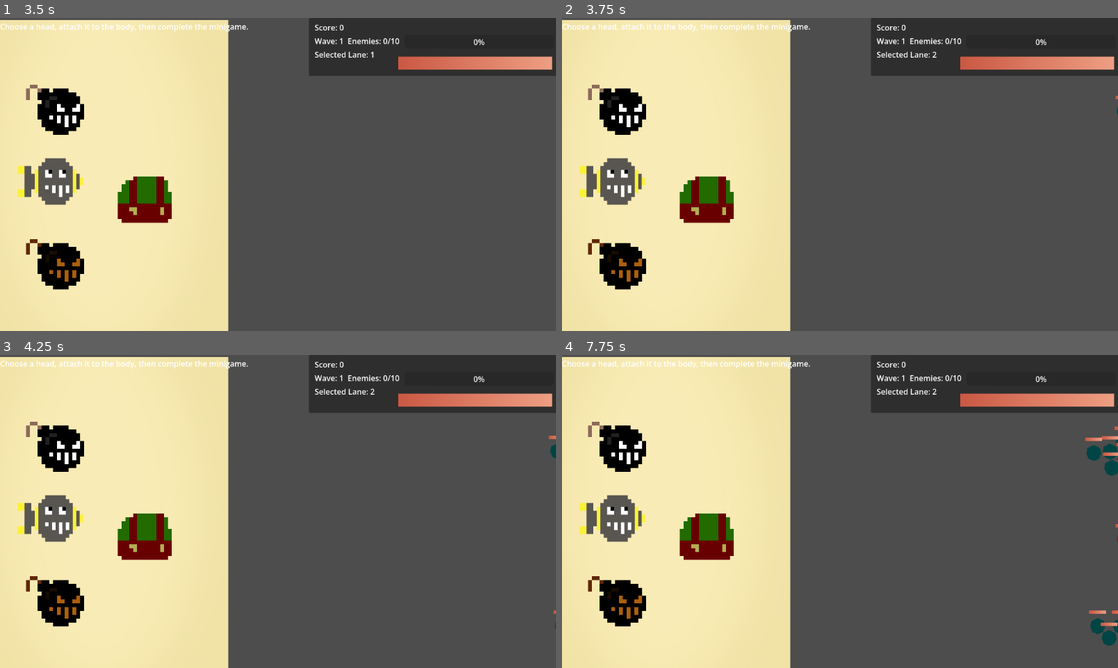
Above: before the commit, frames 1-4 (two rows, left to right).
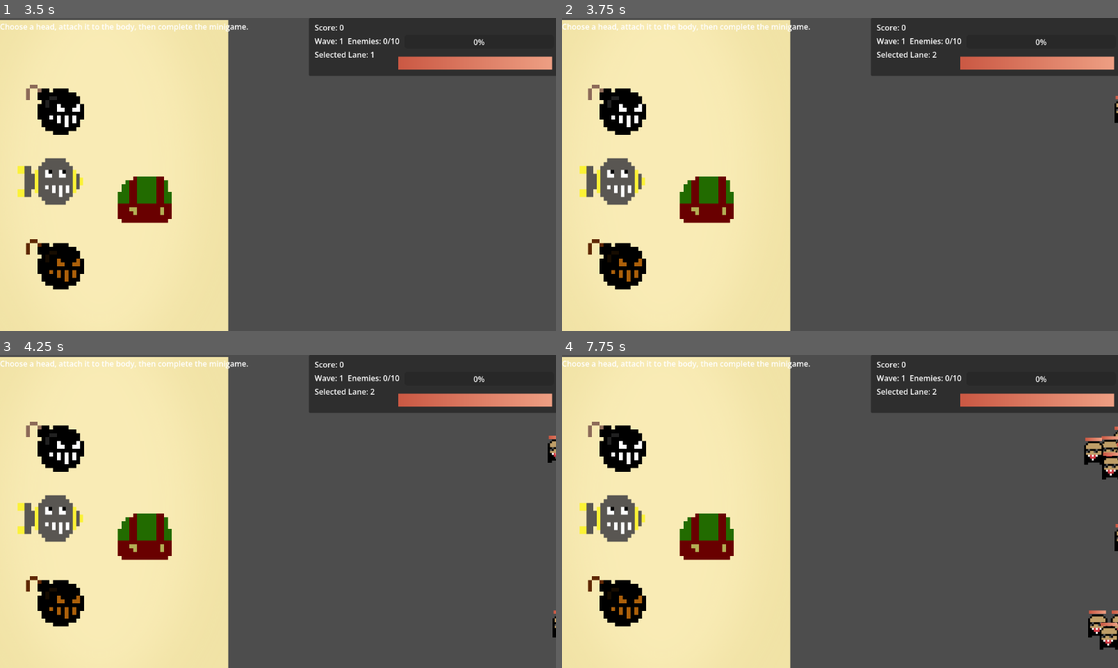
Above: after the commit, the same moments.

Repository: EctoCandy/Toy-Making-Game
Game: Godot game, scene res://Scenes/Lanes/lanes_proto_main.tscn
The game is run twice, just before and just after one commit, with the same random seed, the same clock (stepped at 60 frames per second) and the same inputs.
Inputs (mouse positions are in pixels of both pictures, inside the frame that each line leads up to):
- Up to frame 1 (3.5 s): tap Enter at 0.5, 2 s; move the mouse to (400, 158) at 0.52 s; press the mouse at (400, 158) at 0.53 s; release the mouse at (400, 158) at 1.25 s; tap Space at 1.25, 2.75 s; drag from (166, 190) to (422, 115) at 1.27 s; move the mouse to (333, 105) at 2.02 s; tap 2 at 2.1 s; click (333, 105) at 2.17 s; drag from (250, 237) to (233, 115) at 2.77 s
- Up to frame 2 (3.75 s): tap Enter at 3.5 s; move the mouse to (1006, 221) at 3.52 s; press the mouse at (1006, 221) at 3.53 s
- Up to frame 3 (4.25 s): no input
- Up to frame 4 (7.75 s): release the mouse at (1006, 558) at 4.25 s; drag from (673, 464) to (1112, 452) at 4.27 s; move the mouse to (867, 511) at 5.02 s; tap 2 at 5.1 s; click (867, 511) at 5.17 s; drag from (756, 433) to (984, 539) at 5.77 s; move the mouse to (962, 495) at 6.52 s; press the mouse at (962, 495) at 6.53 s; release the mouse at (962, 495) at 7.25 s; drag from (728, 527) to (795, 452) at 7.27 s

Frame 1 is identical in both runs. In frame 2, less than 0.1% of the frame differs, in the area x 99-100%, y 26-34%; in frame 3, 0.1%; in frame 4, 1.0%, in the area x 93-100%, y 24-95%.

Commit message:
Web Build Setup
- Added web build files within project. To create a new web build, hit Project > Export > Export Project... , create a zip file from the exported files, and upload to itch.io with "SharedArrayBuffer support" enabled.
- Also added enemy sprites just for fun

Diff:
--- a/Scenes/Lanes/basic_enemy.tscn
+++ b/Scenes/Lanes/basic_enemy.tscn
@@ -2,6 +2,7 @@
 
 [ext_resource type="Script" uid="uid://bbbwdm5ig2tq3" path="res://Scripts/Lanes/basic_enemy.gd" id="1_lnkmd"]
 [ext_resource type="PackedScene" uid="uid://4t183y78j406" path="res://Scenes/Lanes/health_bar.tscn" id="2_fecjr"]
+[ext_resource type="Texture2D" uid="uid://dlin0fyy3b2go" path="res://Assets/Art/AgentSprite.png" id="3_f8kec"]
 
 [sub_resource type="CircleShape2D" id="CircleShape2D_my7ai"]
 radius = 17.117243
@@ -31,9 +32,15 @@
 target = NodePath("../..")
 
 [node name="Polygon2D" type="Polygon2D" parent="Pivot" unique_id=907939166]
+visible = false
 self_modulate = Color(0.43134022, 0.43134025, 0.43134025, 1)
 color = Color(1, 1, 1, 0.531)
 polygon = PackedVector2Array(-13.262101, -9.818968, 9.536743e-07, -16.45002, 13.262109, -9.818968, 15.472455, 1.2327856, 11.051755, 12.284538, 9.536743e-07, 16.981533, -11.051751, 12.284538, -15.472451, 1.2327856)
+
+[node name="Sprites" type="Node2D" parent="Pivot" unique_id=177043882]
+
+[node name="Sprite2D" type="Sprite2D" parent="Pivot/Sprites" unique_id=1927119528]
+texture = ExtResource("3_f8kec")
 
 [node name="AttackRangeArea" type="Area2D" parent="." unique_id=660404949]
 collision_layer = 0
Binary file added: Assets/Art/AgentSprite.png
Not shown, added: Assets/Art/AgentSprite.png.import
Not shown, added: Exports/Web/WebExportFiles/index.apple-touch-icon.png.import
Not shown, added: Exports/Web/WebExportFiles/index.icon.png.import
Not shown, added: Exports/Web/WebExportFiles/index.png.import
Not shown, changed: export_presets.cfg
Not shown, added: Exports/Web/WebExportFiles/index.apple-touch-icon.png
Not shown, added: Exports/Web/WebExportFiles/index.audio.position.worklet.js
Not shown, added: Exports/Web/WebExportFiles/index.audio.worklet.js
Not shown, added: Exports/Web/WebExportFiles/index.html
Not shown, added: Exports/Web/WebExportFiles/index.icon.png
Not shown, added: Exports/Web/WebExportFiles/index.js
(and 3 more such lines)
